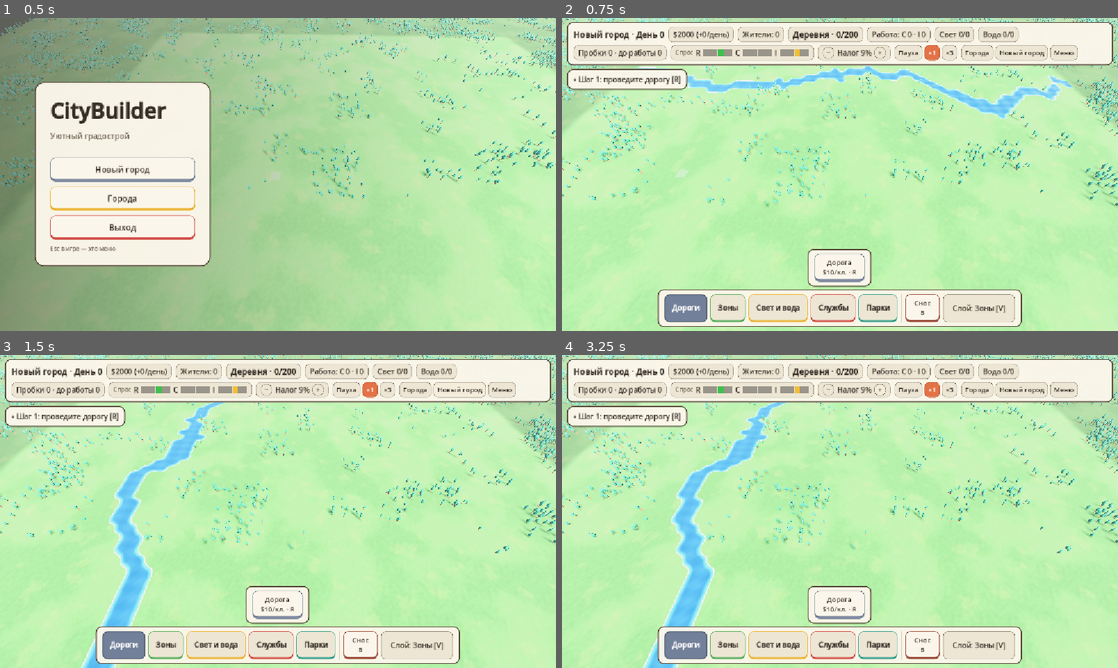
Above: before the commit, frames 1-4 (two rows, left to right).
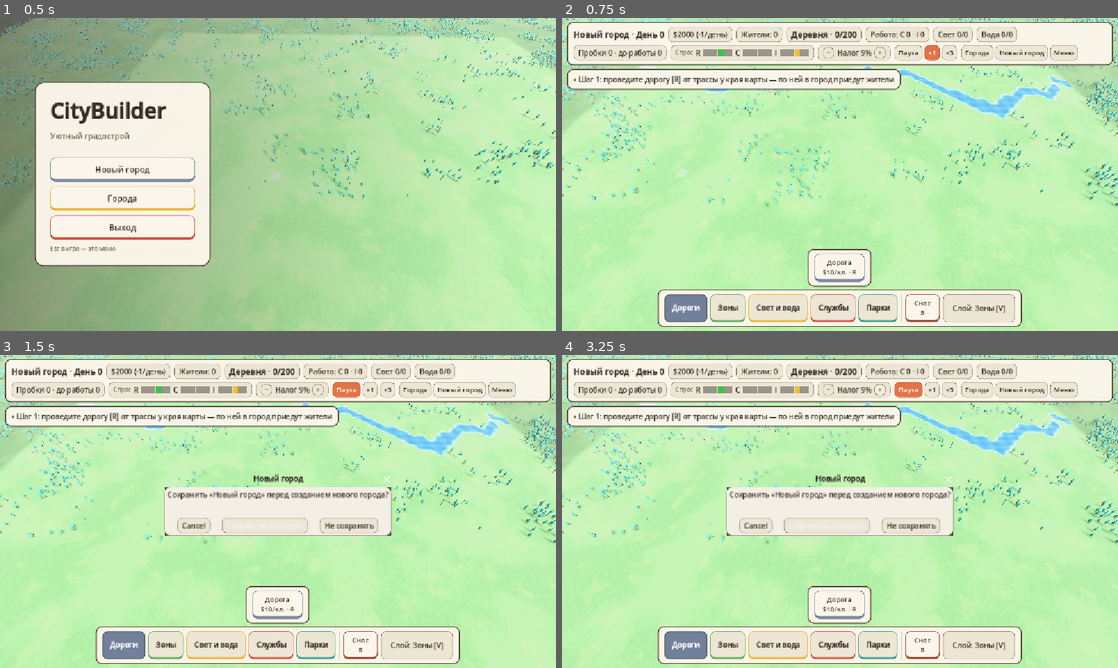
Above: after the commit, the same moments.

Repository: OmakJack/mygame
Game: Godot game, scene res://scenes/main.tscn
The game is run twice, just before and just after one commit, with the same random seed, the same clock (stepped at 60 frames per second) and the same inputs.
Inputs:
- Up to frame 1 (0.5 s): no input
- Up to frame 2 (0.75 s): click "Новый город" at 0.5 s
- Up to frame 3 (1.5 s): click "Новый город" at 1.25 s
- Up to frame 4 (3.25 s): click "−" at 2 s; click "+" at 2.75 s

Frame 1 is identical in both runs. In frame 2, 3.4% of the frame differs, in the area x 21-83%, y 2-24%; in frame 3, 15%, in the area x 13-93%, y 2-100%; in frame 4, 15%.

Commit message:
Трасса за картой: въезд, рост только у связанных дорог, приезжие, поток машин
Co-Authored-By: Claude Opus 5.5 <noreply@anthropic.com>

Diff:
--- a/scenes/main.tscn
+++ b/scenes/main.tscn
@@ -15,6 +15,7 @@
 [ext_resource type="Script" path="res://scripts/grid/tree_visualizer.gd" id="13_trees"]
 [ext_resource type="Script" path="res://scripts/ui/main_menu.gd" id="14_menu"]
 [ext_resource type="Script" path="res://scripts/grid/water_visualizer.gd" id="15_water"]
+[ext_resource type="Script" path="res://scripts/grid/highway_visualizer.gd" id="16_highway"]
 
 [sub_resource type="ProceduralSkyMaterial" id="sky_mat"]
 sky_top_color = Color(0.42, 0.62, 0.88, 1)
@@ -93,6 +94,9 @@
 [node name="TreeVisualizer" type="Node3D" parent="."]
 script = ExtResource("13_trees")
 
+[node name="HighwayVisualizer" type="Node3D" parent="."]
+script = ExtResource("16_highway")
+
 [node name="TrafficVisualizer" type="MultiMeshInstance3D" parent="."]
 script = ExtResource("12_traffic")
 
--- a/scripts/autoload/save_manager.gd
+++ b/scripts/autoload/save_manager.gd
@@ -21,6 +21,8 @@
 var save_dir: String = "user://saves/"
 ## Река на новой карте. Переменная, чтобы тесты строили на ровной суше.
 var with_river: bool = true
+## Въезд трассы на новой карте (город растёт только связанный с ней). Тесты могут выключить.
+var with_highway: bool = true
 ## День последнего автосохранения (или загрузки / нового города).
 var _last_autosave_day: int = 0
 
@@ -66,11 +68,14 @@
 	return true
 
 
-## Новый город. С рекой по случайному зерну (фаза 9); тесты выключают реку через with_river.
+## Новый город: река и въезд трассы по случайному зерну; тесты выключают их через with_river / with_highway.
 func new_city() -> void:
 	var grid := CityGrid.new(CityGrid.GRID_SIZE)
+	var map_seed: int = randi()
 	if with_river:
-		MapGenerator.add_river(grid, randi())
+		MapGenerator.add_river(grid, map_seed)
+	if with_highway:
+		MapGenerator.add_highway(grid, map_seed)
 	_apply(grid, DEFAULT_CITY_NAME, Economy.START_MONEY, Economy.DEFAULT_TAX_RATE, 0, 0)
 
 
--- a/scripts/grid/city_grid.gd
+++ b/scripts/grid/city_grid.gd
@@ -20,6 +20,12 @@
 var building_at: PackedInt32Array
 ## Вода (фаза 9): 1 — вода, 0 — суша. Отдельный слой: дорога-мост лежит поверх воды, после сноса вода остаётся.
 var water: PackedByteArray
+## Въезд трассы (как в Cities: Skylines): клетка на краю карты и направление наружу (0..3 = N/E/S/W).
+## От въезда внутрь карты лежит отрезок трассы (highway_cells) — его нельзя снести. Город растёт
+## только у дорог, связанных с въездом. NO_CELL — въезда нет (старые сохранения, тесты): рост без условия.
+var entry: Vector2i = Vector2i(-1, -1)
+var entry_dir: int = 0
+var highway_cells: Dictionary[Vector2i, bool] = {}
 
 # Кэши, чтобы не сканировать всю карту.
 var buildings: Dictionary[int, BuildingInstance] = {}
@@ -117,6 +123,36 @@
 	return road_cells.has(cell)
 
 
+## Есть ли въезд трассы.
+func has_entry() -> bool:
+	return entry != NO_CELL
+
+
+## Ставит въезд: трасса length клеток от края внутрь (по направлению dir наружу). Клетки трассы — дороги.
+func set_entry(edge_cell: Vector2i, dir: int, length: int) -> void:
+	entry = edge_cell
+	entry_dir = dir
+	highway_cells.clear()
+	var inward: Vector2i = -NEIGHBORS[dir]
+	for k: int in length:
+		var cell: Vector2i = edge_cell + inward * k
+		if not is_in_bounds(cell):
+			break
+		# При загрузке дорога уже лежит; на новой карте клетка пустая (вода обойдена генератором).
+		if is_road(cell) or set_road(cell):
+			highway_cells[cell] = true
+
+
+## Клетки трассы за картой: от края наружу на count клеток (только для вида — их нет в слоях).
+func outside_highway(count: int) -> Array[Vector2i]:
+	var cells: Array[Vector2i] = []
+	if not has_entry():
+		return cells
+	for k: int in range(1, count + 1):
+		cells.append(entry + NEIGHBORS[entry_dir] * k)
+	return cells
+
+
 ## Вода на клетке. Клетка должна быть в границах.
 func is_water(cell: Vector2i) -> bool:
 	return water[index_of(cell)] == 1
@@ -149,9 +185,9 @@
 	return true
 
 
-## Убирает дорогу. Возвращает true, если клетка изменилась.
+## Убирает дорогу. Возвращает true, если клетка изменилась. Трассу у въезда не убрать.
 func remove_road(cell: Vector2i) -> bool:
-	if not is_road(cell):
+	if not is_road(cell) or highway_cells.has(cell):
 		return false
 	tile_type[index_of(cell)] = Tile.EMPTY
 	road_cells.erase(cell)
--- /dev/null
+++ b/scripts/grid/highway_visualizer.gd
@@ -0,0 +1,122 @@
+extends Node3D
+## Трасса за картой (как в Cities: Skylines): дорога от въезда через лес до края поля,
+## знак трассы у въезда и поток машин в обе стороны. Машин тем больше, чем больше город.
+## Только вид: сами поездки приезжих считает Traffic (дом-«въезд»), их машинки — TrafficVisualizer.
+
+## Сколько клеток трассы рисовать за краем (до конца поля вокруг карты).
+const OUTSIDE_CELLS: int = 30
+## Машин в каждую сторону: пустой город — немного, дальше +1 на POPULATION_PER_CAR жителей.
+const MIN_CARS: int = 3
+const MAX_CARS: int = 14
+const POPULATION_PER_CAR: int = 120
+## Скорость машин, м/с на ×1, и сдвиг от оси дороги к своей полосе.
+const SPEED: float = 3.0
+const LANE_OFFSET: float = 0.3
+const CAR_MODELS: Array[String] = [
+	"res://assets/models/kenney/cars/sedan.glb", "res://assets/models/kenney/cars/suv.glb",
+	"res://assets/models/kenney/cars/van.glb", "res://assets/models/kenney/cars/truck.glb",
+	"res://assets/models/kenney/cars/delivery.glb", "res://assets/models/kenney/cars/taxi.glb",
+]
+const SIGN_MODEL: String = "res://assets/models/kenney/roads/sign-highway.glb"
+
+var _road := MultiMeshInstance3D.new()
+var _sign := MeshInstance3D.new()
+var _cars: Array[MultiMeshInstance3D] = []
+## Положение каждой машины вдоль трассы (0..длина, м), её полоса (+1 — в город, −1 — из города) и модель.
+var _progress: Array[float] = []
+var _lane: Array[int] = []
+var _model: Array[int] = []
+var _start := Vector3.ZERO
+var _dir := Vector3.ZERO
+var _length: float = 0.0
+
+
+func _ready() -> void:
+	_road.multimesh = MultiMesh.new()
+	_road.multimesh.transform_format = MultiMesh.TRANSFORM_3D
+	_road.multimesh.mesh = RoadMeshes.straight_mesh()
+	_road.cast_shadow = GeometryInstance3D.SHADOW_CASTING_SETTING_OFF
+	add_child(_road)
+	if ResourceLoader.exists(SIGN_MODEL):
+		_sign.mesh = ModelLoader.fitted(load(SIGN_MODEL), 2.0, 0)
+	add_child(_sign)
+	for path: String in CAR_MODELS:
+		if not ResourceLoader.exists(path):
+			continue
+		var layer := MultiMeshInstance3D.new()
+		layer.multimesh = MultiMesh.new()
+		layer.multimesh.transform_format = MultiMesh.TRANSFORM_3D
+		layer.multimesh.mesh = ModelLoader.fitted(load(path), TrafficVisualizer.CAR_MODEL_SCALE, TrafficVisualizer.CAR_MODEL_TURNS)
+		layer.cast_shadow = GeometryInstance3D.SHADOW_CASTING_SETTING_OFF
+		add_child(layer)
+		_cars.append(layer)
+	Events.grid_reset.connect(_rebuild)
+	_rebuild()
+
+
+func _rebuild() -> void:
+	var grid: CityGrid = GameState.grid
+	visible = grid.has_entry()
+	if not visible:
+		return
+	var cells: Array[Vector2i] = grid.outside_highway(OUTSIDE_CELLS)
+	_road.multimesh.instance_count = cells.size()
+	# Прямой кусок идёт с N на S; для трассы E–W — поворот на 90°.
+	var along_x: bool = grid.entry_dir == 1 or grid.entry_dir == 3
+	var basis := Basis(Vector3.UP, PI * 0.5) if along_x else Basis.IDENTITY
+	for i: int in cells.size():
+		_road.multimesh.set_instance_transform(i, Transform3D(basis, grid.grid_to_world(cells[i])))
+	var outward := Vector2(CityGrid.NEIGHBORS[grid.entry_dir])
+	_dir = Vector3(-outward.x, 0.0, -outward.y)
+	_start = grid.grid_to_world(grid.entry) - _dir * (OUTSIDE_CELLS + 0.5) * CityGrid.CELL_SIZE
+	_length = (OUTSIDE_CELLS + 1) * CityGrid.CELL_SIZE
+	# Знак — справа от въезда, лицом к едущим в город.
+	var side := Vector3(-_dir.z, 0.0, _dir.x)
+	_sign.transform = Transform3D(Basis.looking_at(-_dir, Vector3.UP), grid.grid_to_world(grid.entry)
+			- _dir * CityGrid.CELL_SIZE * 1.5 + side * CityGrid.CELL_SIZE * 0.7)
+	_spawn_cars()
+
+
+func _spawn_cars() -> void:
+	_progress.clear()
+	_lane.clear()
+	_model.clear()
+	var rng := RandomNumberGenerator.new()
+	rng.seed = hash(GameState.grid.entry)
+	for lane: int in [1, -1]:
+		for i: int in MAX_CARS:
+			_progress.append((i + rng.randf_range(0.0, 0.6)) * _length / MAX_CARS)
+			_lane.append(lane)
+			_model.append(rng.randi_range(0, maxi(0, _cars.size() - 1)))
+
+
+func _process(delta: float) -> void:
+	if not visible or _cars.is_empty():
+		return
+	var shown: int = clampi(MIN_CARS + GameState.population / POPULATION_PER_CAR, MIN_CARS, MAX_CARS)
+	var step: float = SPEED * SimClock.speed * delta
+	var per_layer: Array[Array] = []
+	for layer: MultiMeshInstance3D in _cars:
+		per_layer.append([])
+	for i: int in _progress.size():
+		_progress[i] = fposmod(_progress[i] + step, _length)
+		# В каждой полосе видны первые shown машин — поток густеет с ростом города.
+		if i % MAX_CARS >= shown:
+			continue
+		var t: float = _progress[i] if _lane[i] > 0 else _length - _progress[i]
+		var heading: Vector3 = _dir * _lane[i]
+		var side := Vector3(-heading.z, 0.0, heading.x)
+		var pos: Vector3 = _start + _dir * t + side * LANE_OFFSET + Vector3.UP * TrafficVisualizer.ROAD_TOP
+		per_layer[_model[i]].append(Transform3D(Basis.looking_at(heading, Vector3.UP), pos))
+	for k: int in _cars.size():
+		var list: Array = per_layer[k]
+		_cars[k].multimesh.instance_count = list.size()
+		for j: int in list.size():
+			_cars[k].multimesh.set_instance_transform(j, list[j])
+
+
+func car_count() -> int:
+	var total: int = 0
+	for layer: MultiMeshInstance3D in _cars:
+		total += layer.multimesh.instance_count
+	return total
--- a/scripts/grid/map_generator.gd
+++ b/scripts/grid/map_generator.gd
@@ -8,6 +8,35 @@
 const RIVER_SWING: float = 0.18
 ## Частота изгибов реки.
 const RIVER_FREQUENCY: float = 0.035
+
+
+## Длина трассы внутри карты от въезда, клетки.
+const HIGHWAY_LENGTH: int = 5
+
+
+## Въезд трассы на случайном крае, ближе к середине края, там, где на всём отрезке трассы суша.
+## Ставится после реки. Если такого места нет — без въезда (рост без условия).
+static func add_highway(grid: CityGrid, map_seed: int) -> void:
+	var rng := RandomNumberGenerator.new()
+	rng.seed = map_seed + 17
+	var first_dir: int = rng.randi_range(0, 3)
+	for attempt: int in 40:
+		var dir: int = (first_dir + attempt) % 4
+		var along: int = roundi(grid.size * rng.randf_range(0.3, 0.7))
+		var edge: Vector2i
+		match dir:
+			0: edge = Vector2i(along, 0)
+			1: edge = Vector2i(grid.size - 1, along)
+			2: edge = Vector2i(along, grid.size - 1)
+			_: edge = Vector2i(0, along)
+		var inward: Vector2i = -CityGrid.NEIGHBORS[dir]
+		var dry: bool = true
+		for k: int in HIGHWAY_LENGTH + 3:
+			if grid.is_water(edge + inward * k):
+				dry = false
+		if dry:
+			grid.set_entry(edge, dir, HIGHWAY_LENGTH)
+			return
 
 
 ## Река поперёк карты по зерну map_seed: вдоль X или вдоль Z, ближе к краю, чем к центру,
--- a/scripts/grid/road_meshes.gd
+++ b/scripts/grid/road_meshes.gd
@@ -71,6 +71,16 @@
 		bridge = ModelLoader.merge(load(BRIDGE_MODEL), Transform3D(Basis.from_scale(scale), Vector3.DOWN * BRIDGE_DROP))
 	library.set_item_mesh(BRIDGE_ITEM, bridge)
 	return library
+
+
+## Прямой кусок дороги с N на S (для трассы за картой).
+static func straight_mesh() -> Mesh:
+	var mesh: Mesh = _model_piece(Piece.STRAIGHT)
+	if mesh == null:
+		var material := StandardMaterial3D.new()
+		material.vertex_color_use_as_albedo = true
+		mesh = _build_piece(BASE_MASKS[Piece.STRAIGHT], Piece.STRAIGHT, material)
+	return mesh
 
 
 ## Кусок из модели с поворотом из MODEL_TURNS. null — модели нет (тогда — заглушка из кода).
--- a/scripts/grid/tree_visualizer.gd
+++ b/scripts/grid/tree_visualizer.gd
@@ -62,10 +62,17 @@
 		transforms.append([])
 	var total: int = 0
 	var rng := RandomNumberGenerator.new()
+	# Полоса трассы за картой (и по клетке с боков) — без деревьев.
+	var highway: Dictionary[Vector2i, bool] = {}
+	for cell: Vector2i in grid.outside_highway(MARGIN_CELLS):
+		for offset: Vector2i in [Vector2i.ZERO, Vector2i(1, 0), Vector2i(-1, 0), Vector2i(0, 1), Vector2i(0, -1)]:
+			highway[cell + offset] = true
 	for y: int in range(-MARGIN_CELLS, grid.size + MARGIN_CELLS):
 		for x: int in range(-MARGIN_CELLS, grid.size + MARGIN_CELLS):
 			var cell := Vector2i(x, y)
 			var inside: bool = grid.is_in_bounds(cell)
+			if highway.has(cell):
+				continue
 			if inside:
 				var free: bool = _is_free(grid, cell)
 				_free[grid.index_of(cell)] = 1 if free else 0
--- a/scripts/save/city_serializer.gd
+++ b/scripts/save/city_serializer.gd
@@ -55,6 +55,7 @@
 			"roads": Marshalls.raw_to_base64(roads),
 			"zones": Marshalls.raw_to_base64(grid.zone),
 			"water": Marshalls.raw_to_base64(grid.water),
+			"entry": [grid.entry.x, grid.entry.y, grid.entry_dir, grid.highway_cells.size()] if grid.has_entry() else [],
 		},
 		"buildings": buildings,
 	}
@@ -124,6 +125,12 @@
 		if not problem.is_empty():
 			result.warnings.append(problem)
 	grid.rebuild_caches()
+	# Въезд трассы: [x, y, направление, длина]; нет поля — без въезда (старые сохранения растут как раньше).
+	var entry: Variant = grid_data.get("entry", [])
+	if entry is Array and (entry as Array).size() == 4:
+		var edge := Vector2i(_int(entry[0], -1), _int(entry[1], -1))
+		if grid.is_in_bounds(edge):
+			grid.set_entry(edge, clampi(_int(entry[2], 0), 0, 3), clampi(_int(entry[3], 1), 1, 16))
 
 	var state: Dictionary = _dict(root.get("state"))
 	result.money = _int(state.get("money"), Economy.START_MONEY)
--- a/scripts/simulation/growth.gd
+++ b/scripts/simulation/growth.gd
@@ -28,6 +28,9 @@
 			continue
 		var component: int = network.component_for(grid, cell)
 		if component == -1:
+			continue
+		# Новые жители и фирмы приезжают по трассе: участок должен быть связан с въездом.
+		if grid.has_entry() and component != network.component_of.get(grid.entry, -2):
 			continue
 		if utilities.spare_power.get(component, 0) >= data.power_use \
 				and utilities.spare_water.get(component, 0) >= data.water_use:
--- a/scripts/simulation/road_network.gd
+++ b/scripts/simulation/road_network.gd
@@ -40,5 +40,13 @@
 
 
 ## Компонент, к которому подключена клетка (через ближайшую дорогу), или −1.
+## Связана ли клетка (через ближайшую дорогу) с въездом трассы. Без въезда — всегда да.
+func reaches_highway(grid: CityGrid, cell: Vector2i) -> bool:
+	if not grid.has_entry():
+		return true
+	var component: int = component_for(grid, cell)
+	return component != -1 and component == component_of.get(grid.entry, -2)
+
+
 func component_for(grid: CityGrid, cell: Vector2i) -> int:
 	return component_of.get(grid.find_nearest_road(cell), -1)
--- a/scripts/simulation/traffic.gd
+++ b/scripts/simulation/traffic.gd
@@ -23,6 +23,8 @@
 ## Поправка жилого спроса за долю тяжёлых поездок.
 const WEIGHT: float = 0.3
 const MAX_SAMPLE_PATHS: int = 120
+## Доля рабочих мест, которую занимают приезжие с трассы (въезжают через въезд, как в C:S).
+const COMMUTER_SHARE: float = 0.15
 const INFINITE: float = 1.0e20
 
 ## Нагрузка по индексу клетки (поездок за день).
@@ -89,11 +91,19 @@
 				and data.zone != CityGrid.Zone.NONE:
 			jobs_at[grid.index_of(road)] += data.jobs
 	var sources := PackedInt32Array()
+	var total_jobs: float = 0.0
 	for index: int in cell_count:
 		if jobs_at[index] > 0.0:
 			sources.append(index)
+			total_jobs += jobs_at[index]
 	for workers: float in home_workers:
 		traffic.total_workers += workers
+	# Приезжие с трассы: «дом» на клетке въезда (номер −1: не дом города, в счастье и итоги не идёт).
+	if grid.has_entry() and grid.is_road(grid.entry) and total_jobs > 0.0:
+		home_ids.append(-1)
+		home_road.append(grid.index_of(grid.entry))
+		home_access.append(0.0)
+		home_workers.append(total_jobs * COMMUTER_SHARE)
 
 	var home_count: int = home_ids.size()
 	var commute_sum := PackedFloat32Array()
@@ -284,6 +294,8 @@
 	var commute_weighted: float = 0.0
 	var reached_workers: float = 0.0
 	for home: int in home_ids.size():
+		if home_ids[home] < 0:
+			continue
 		var badness: float = 1.0
 		if reached[home] > 0:
 			var commute: float = commute_sum[home] / reached[home]
--- a/scripts/ui/hints.gd
+++ b/scripts/ui/hints.gd
@@ -35,6 +35,13 @@
 		if not step.is_empty():
 			hints.append(step)
 			return hints
+	var cut_off: int = 0
+	for cells: Dictionary in grid.zoned_empty_cells.values():
+		for cell: Vector2i in cells:
+			if grid.has_road_access(cell) and not GameState.network.reaches_highway(grid, cell):
+				cut_off += 1
+	if cut_off > 0:
+		hints.append("%d кл. зон не связаны с трассой — дома там не строятся" % cut_off)
 	if zoned > 0 and (utilities.power_supply == 0 or utilities.water_supply == 0):
 		hints.append("Без света и воды город не растёт: поставьте у дороги ТЭЦ и водокачку")
 	if utilities.unpowered_count > 0:
@@ -99,6 +106,8 @@
 
 
 static func _first_step(grid: CityGrid, utilities: Utilities, zoned: int) -> String:
+	if grid.has_entry() and grid.road_cells.size() <= grid.highway_cells.size():
+		return "Шаг 1: проведите дорогу [R] от трассы у края карты — по ней в город приедут жители"
 	if grid.road_cells.is_empty():
 		return "Шаг 1: проведите дорогу [R]"
 	if utilities.power_supply == 0 or utilities.water_supply == 0:
Binary file added: docs/collab/visual/highway_city.png
Binary file added: docs/collab/visual/highway_entry.png
Not shown, added: docs/collab/visual/variety_before.png.import
Not shown, added: docs/collab/visual/variety_city.png.import
Not shown, added: docs/collab/visual/variety_generated.png.import
Not shown, added: docs/collab/visual/variety_roofs.png.import
Not shown: 1 places in scenes/main.tscn that only renumber resources
Not shown, added: scripts/grid/highway_visualizer.gd.uid
Not shown, changed: docs/ARCHITECTURE.md
Not shown, changed: docs/CHANGELOG.md
Not shown, changed: docs/TASKS.md
